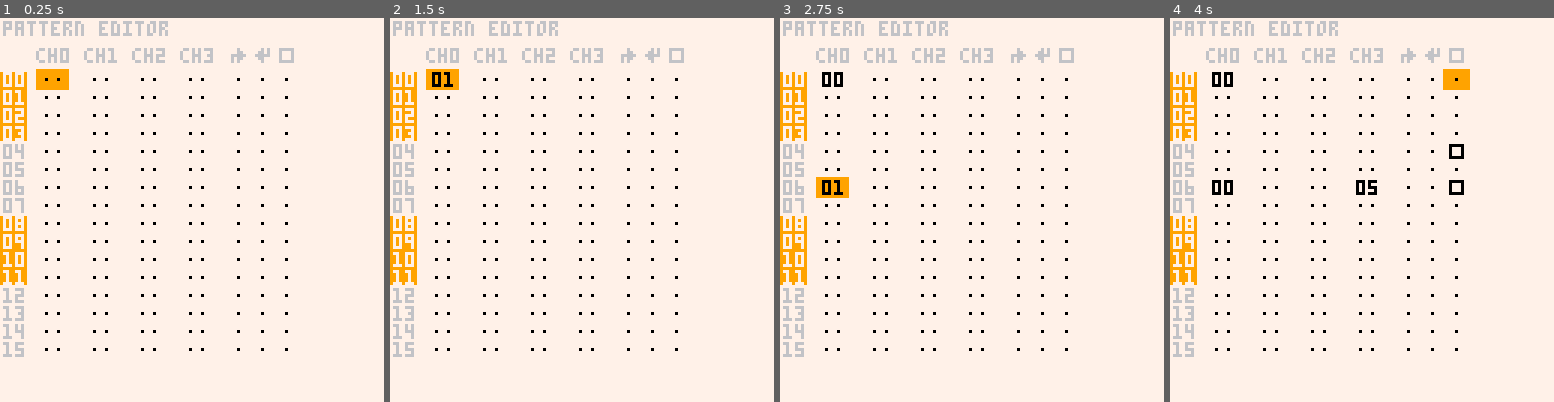
Above: before the commit, frames 1-4 (left to right).
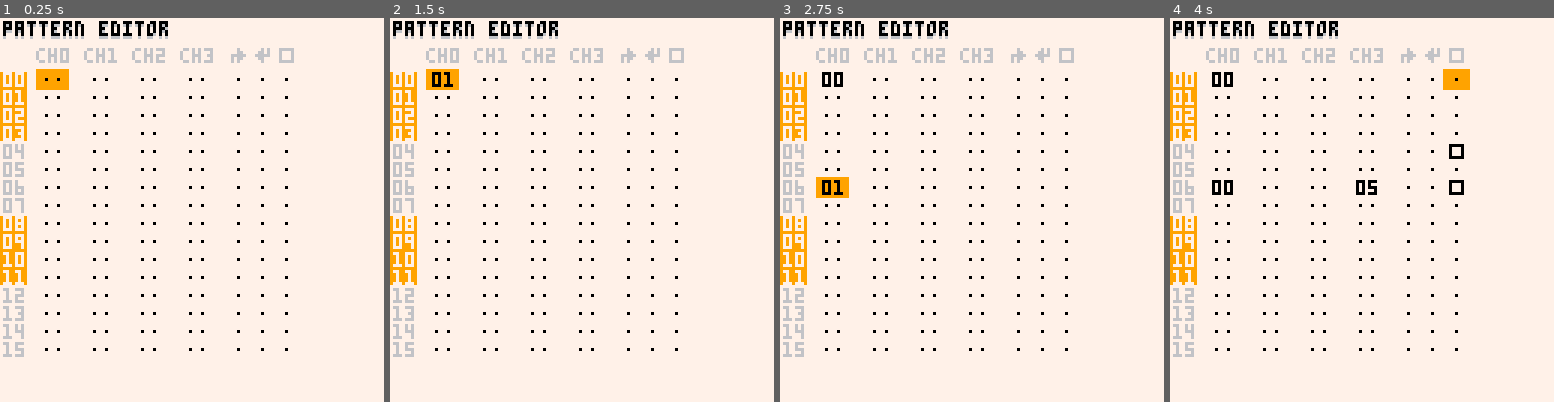
Above: after the commit, the same moments.

Repository: romainchapou/pico-sound-dj
Game: PICO-8 cartridge psdj.p8
Two runs of this game, one before a commit and one after it. Both use one fixed random seed, a clock stepped at 60 frames per second and the inputs below.
Inputs:
- Up to frame 1 (0.25 s): no input
- Up to frame 2 (1.5 s): tap O (Z key) at 0.33, 0.7, 1.43 s; tap X (X key) at 1.07 s
- Up to frame 3 (2.75 s): hold Left 1.97-2.37 s; tap X (X key) at 2.07, 2.4, 2.73 s; tap O (Z key) at 2.22 s; hold Down from 2.42 s (still down)
- Up to frame 4 (4 s): release Down at 2.82 s; hold Right 2.87-3.53 s; tap X (X key) at 3.07, 3.4, 3.73 s; tap O (Z key) at 3.1, 3.98 s; hold Up from 3.58 s (still down)

The runs differ from the first frame. In frame 1, 1.1% of the frame differs, in the area x 0-44%, y 0-6%; in frame 2, 1.1%; in frame 3, 1.1%; in frame 4, 1.1%.

Commit message:
Add simple message system

Diff:
--- a/input_widget.lua
+++ b/input_widget.lua
@@ -18,8 +18,6 @@
   if update == nil then
     update = function(_ENV)
       if btn(5) and not btn(4) then
-        local old_value = value
-
         if btnp(0) then value -= 1 end
         if btnp(1) then value += 1 end
         if btnp(2) then value += delta_up end
--- a/main.lua
+++ b/main.lua
@@ -18,8 +18,6 @@
   poke(0x5f5c, 4)
   poke(0x5f5d, 1)
 
-  NOTE_NAMES = split("c,c#,d,d#,e,f,f#,g,g#,a,a#,b")
-  HEX_VALUES = "0123456789abcdef"
   CHANNEL_X_OFFSET = 16
 
   export_file_nb = 0
@@ -70,6 +68,8 @@
 
   current_pane:update()
 
+  message_panel:update()
+
   key_handler:update() -- should be done last
 end
 
@@ -78,5 +78,7 @@
 
   current_pane:draw()
 
+  message_panel:draw()
+
   debug:draw()
 end
--- /dev/null
+++ b/message_panel.lua
@@ -0,0 +1,30 @@
+message_panel = class:new {
+  cur_msg = "",
+  ttl = 0,
+  important = false,
+
+  update = function(_ENV)
+    ttl = max(0, ttl-1)
+
+    if ttl == 0 then important = false end
+  end,
+
+  draw = function(_ENV)
+    local y_diff = max(0, 10 - ttl)
+
+    if ttl > 0 then
+      rectfill(0, 121+y_diff, 127, 127+y_diff, important and 9 or 7)
+      print(cur_msg, 1, 122+y_diff, important and 0 or 6)
+    end
+  end,
+}
+
+function send_msg(msg, important)
+  if important == nil then important = true end
+
+  if important or not message_panel.important then
+    message_panel.cur_msg = msg
+    message_panel.ttl = important and 260 or 180
+    message_panel.important = important
+  end
+end
--- a/note_widget.lua
+++ b/note_widget.lua
@@ -92,6 +92,16 @@
       sub_widget:update()
 
       if sub_widget.value ~= old_value or btnp_once(5) then
+        if not sfx_editor.multi_selection and volume.value ~= 0 then
+          if sub_selection == 2 then
+            send_msg("instr " .. tostr(waveform.value) .. ": "
+            .. INSTRUMENT_NAMES[waveform.value+1], false)
+          elseif sub_selection == 4 then
+            send_msg("fx " .. tostr(effect.value) .. ": "
+            .. EFFECT_NAMES[effect.value+1], false)
+          end
+        end
+
         if stat(46) < 0 then
           play_tmp_note(_ENV)
         end
--- a/pattern_editor.lua
+++ b/pattern_editor.lua
@@ -75,6 +75,7 @@
       if btnp_once(4) and cur_col < 4 then
         if not multi_selection then
           multi_selection = true
+          send_msg("select mode")
         elseif sel_line_lower ~= 0 or sel_line_upper ~= 63 then
           sel_start_line = 63
           sel_start_col = 3
@@ -129,7 +130,7 @@
   end,
 
   draw = function(_ENV)
-    print("pattern editor", 1, 1, 6)
+    shadow_print("pattern editor", 1, 1)
 
     local start_x, start_y = 14, 18
 
@@ -179,12 +180,6 @@
 
   -- update functions
 
-  copy_pattern_from_mem = function(_ENV, pat_id)
-      local addr = 0x3100 + pat_id * 4
-
-      return pack(peek(addr, 4))
-  end,
-
   copy_selected_patterns = function(_ENV)
     copied_patterns = {}
     store_all_patterns_in_mem(_ENV)
@@ -193,6 +188,8 @@
       add(copied_patterns, peek4(get_pattern_mem_addr(pat_id)))
     end
     multi_selection = false
+
+    send_msg("copied " .. tostr(#copied_patterns) .. " patterns")
   end,
 
   cut_selected_patterns = function(_ENV)
@@ -203,6 +200,8 @@
     end
 
     store_all_patterns_in_mem(_ENV)
+
+    send_msg("cut " .. tostr(#copied_patterns) .. " patterns")
   end,
 
   paste_selected_patterns = function(_ENV)
@@ -212,6 +211,8 @@
         patterns[cur_line + i]:load_pattern_from_mem()
       end
     end
+
+    send_msg("pasted " .. tostr(#copied_patterns) .. " patterns")
   end,
 
   store_all_patterns_in_mem = function(_ENV)
--- a/psdj.p8
+++ b/psdj.p8
@@ -8,6 +8,7 @@
 #include debug.lua
 
 #include input_widget.lua
+#include message_panel.lua
 #include note_widget.lua
 #include pattern_widget.lua
 
@@ -26,6 +27,14 @@
 000770000eeeeeee0e0eeeeeee0eeeee00000eee0000000000000000000000000000000000000000000000000000000000000000000000000000000000000000
 00700700eeeeeeeeeeeeeeeeeeeeeeeeeeeeeeee0000000000000000000000000000000000000000000000000000000000000000000000000000000000000000
 00000000eeeeeeeeeeeeeeeeeeeeeeeeeeeeeeee0000000000000000000000000000000000000000000000000000000000000000000000000000000000000000
+00000000eeeeeeeeeeeeeeeeeeeeeeeeeeeeeeee0000000000000000000000000000000000000000000000000000000000000000000000000000000000000000
+00000000eeeeeeeeeeeeeeeeeeeeeeeeeeeeeeee0000000000000000000000000000000000000000000000000000000000000000000000000000000000000000
+00000000e0e00e0eeeeee00eeeee00eeee00eeee0000000000000000000000000000000000000000000000000000000000000000000000000000000000000000
+00000000ee0000eeeee00e0eeeee000ee0ee0eee0000000000000000000000000000000000000000000000000000000000000000000000000000000000000000
+00000000e00ee00ee00eee0eeeee0eeee0ee0eee0000000000000000000000000000000000000000000000000000000000000000000000000000000000000000
+00000000e00ee00ee00eee0eee000eeeee0000ee0000000000000000000000000000000000000000000000000000000000000000000000000000000000000000
+00000000ee0000eeeee00e0ee0000eeeeeee000e0000000000000000000000000000000000000000000000000000000000000000000000000000000000000000
+00000000e0e00e0eeeeee00ee000eeeeeeeee00e0000000000000000000000000000000000000000000000000000000000000000000000000000000000000000
 00000000eeeeeeeeeeeeeeeeeeeeeeeeeeeeeeee0000000000000000000000000000000000000000000000000000000000000000000000000000000000000000
 
 
--- a/sfx_editor.lua
+++ b/sfx_editor.lua
@@ -88,7 +88,7 @@
   end,
 
   draw = function(_ENV)
-    print("sfx " .. two_digit_number_str(sfx_id), 1, 1, 6)
+    shadow_print("sfx " .. two_digit_number_str(sfx_id), 1, 1)
 
     local start_x, start_y, col_x_diff = 10, 12, 48
 
@@ -174,6 +174,7 @@
       if btnp_once(4) then
         if not multi_selection then
           multi_selection = true
+          send_msg("select mode")
         else
           if selection_lower ~= 1 or selection_upper ~= 32 then
             -- second press of sel+b selects everything
@@ -282,6 +283,8 @@
       add(copied_notes, copy_note(notes[i]))
     end
     multi_selection = false
+
+    send_msg("copied " .. tostr(#copied_notes) .. " notes")
   end,
 
   cut_selected_notes = function(_ENV)
@@ -291,16 +294,22 @@
     for i=selection_lower,selection_upper do
       notes[i].volume.value = 0
     end
+
+    send_msg("cut " .. tostr(#copied_notes) .. " notes")
   end,
 
   paste_selection = function(_ENV)
     if #whole_copy ~= 0 then
       poke(0x3200 + 68*sfx_id, unpack(whole_copy))
       load_sfx_from_memory(_ENV)
+
+      send_msg("pasted whole sfx")
     else
       for i=current_note,min(current_note+#copied_notes-1,32) do
         notes[i] = copy_note(copied_notes[i-current_note+1])
       end
+
+      send_msg("pasted " .. tostr(#copied_notes) .. " notes")
     end
   end,
 
@@ -309,6 +318,8 @@
     copied_notes = {}
 
     whole_copy = pack(peek(0x3200 + 68*sfx_id, 68))
+
+    send_msg("copied whole sfx")
   end,
 
   play_sfx = function(_ENV)
--- a/utils.lua
+++ b/utils.lua
@@ -1,3 +1,9 @@
+-- some constants
+NOTE_NAMES = split("c,c#,d,d#,e,f,f#,g,g#,a,a#,b")
+HEX_VALUES = "0123456789abcdef"
+INSTRUMENT_NAMES = split("triangle,tilted saw,saw,square,pulse,organ,noise,phaser")
+EFFECT_NAMES = split("no effect,slide,vibrato,drop,fade in,fade out,arp fast,arp slow")
+
 function two_digit_number_str(num)
   return num < 10 and "0" .. tostr(num) or tostr(num)
 end
@@ -10,6 +16,11 @@
   return v >= a and v <= b
 end
 
+function shadow_print(txt, x, y)
+  print(txt, x, y+1, 6)
+  print(txt, x, y, 0)
+end
+
 -- TODO to save some tokens
 -- * minmax
 -- * nudge btn
Not shown, changed: todos.md
